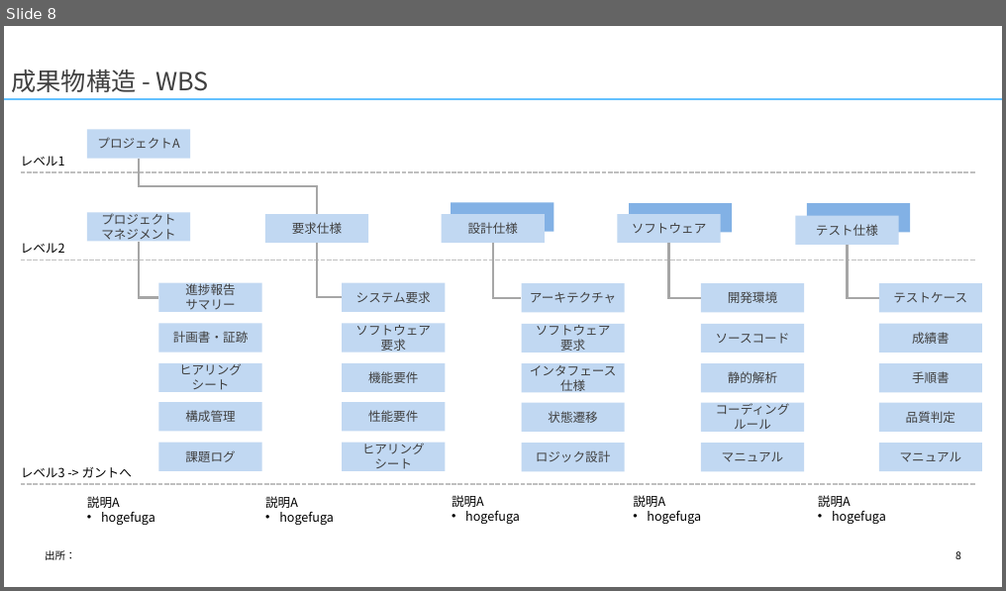
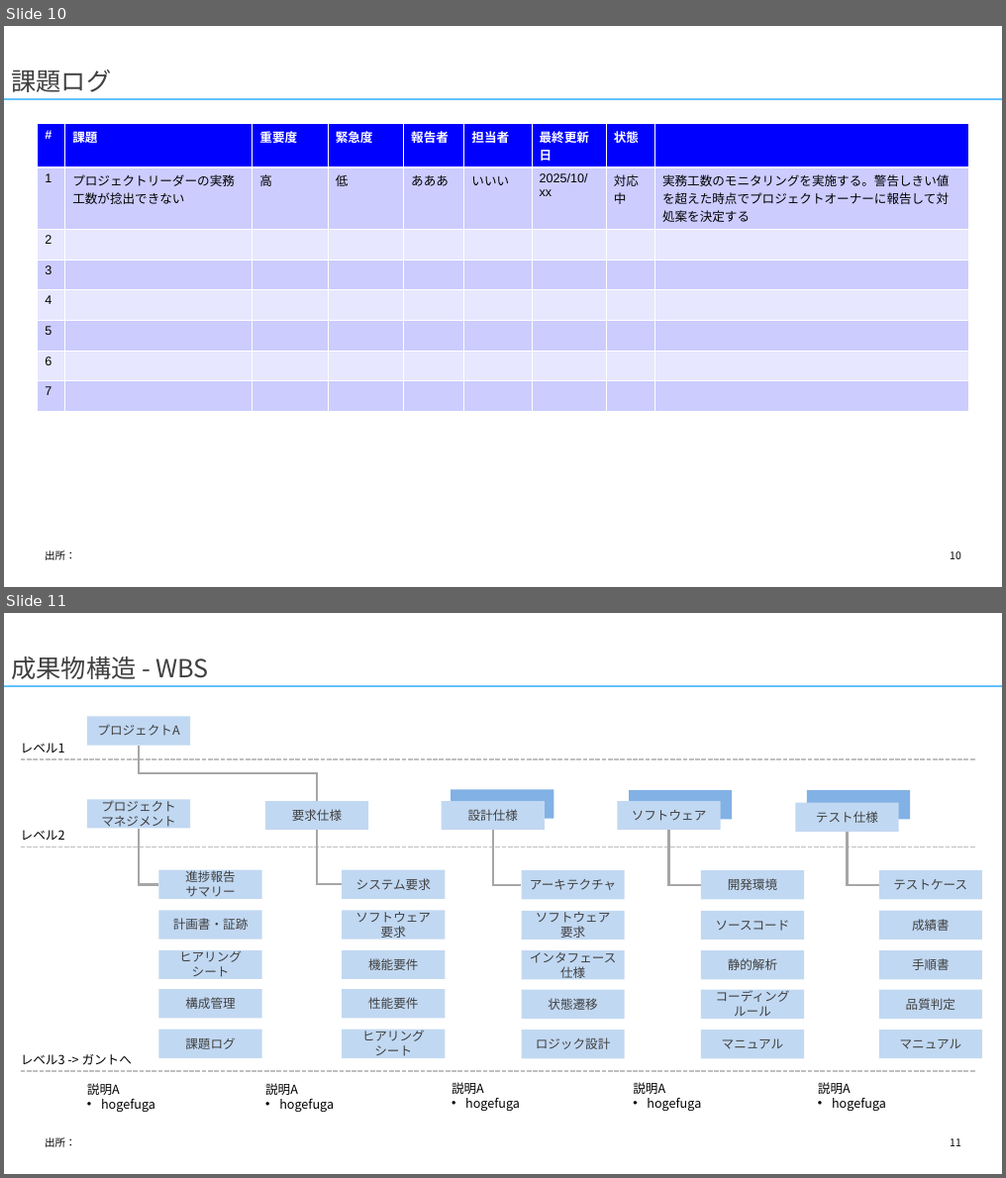
Before and after one commit to yuzucha16/dotfiles, a slide deck: office/Blank.potx. Shown one above the other, each under a label of ours: slide 8 before the commit, slides 10 and 11 after it. The pictures are 1006x591 and 1006x1178 pixels, drawn with LibreOffice and Linux fonts; fonts in the diff are those of the drawing. Boxes give left, top, right and bottom in pixels: in the first picture for what was removed or moved away, otherwise in the second. Text is boxed around its words. In the diff, an @@ line names an element or a change of style, - is before the commit and + after.

```diff
--- a/office/Blank.potx
+++ b/office/Blank.potx
@@ slide 10 added at (4, 26, 1002, 587), background #FFFFFF; not listed: 1 template element that a slide beside it also shows @@
@@ title added at (12, 70, 112, 92), 24 pt, text #404040 @@
+課題ログ
@@ table added at (38, 124, 968, 399), 8 rows, 9 columns @@
+# | 課題 | 重要度 | 緊急度 | 報告者 | 担当者 | 最終更新日 | 状態 | 
+1 | プロジェクトリーダーの実務工数が捻出できない | 高 | 低 | あああ | いいい | 2025/10/xx | 対応中 | 実務工数のモニタリングを実施する。警告しきい値を超えた時点でプロジェクトオーナーに報告して対処案を決定する
+2 |  |  |  |  |  |  |  | 
+3 |  |  |  |  |  |  |  | 
+4 |  |  |  |  |  |  |  | 
+5 |  |  |  |  |  |  |  | 
+6 |  |  |  |  |  |  |  | 
+7 |  |  |  |  |  |  |  | 
@@ text added at (45, 551, 75, 561), 10 pt, text #000000 @@
+出所：
@@ page number added at (949, 552, 961, 560), 10 pt, text #000000 @@
+10
@@ what was slide 8 is now slide 11 @@
@@ page number at (949, 1139, 961, 1147): text changed @@
-8
+11
```
Also in this commit, not shown: 1 slide changed, 2 other slides added.
